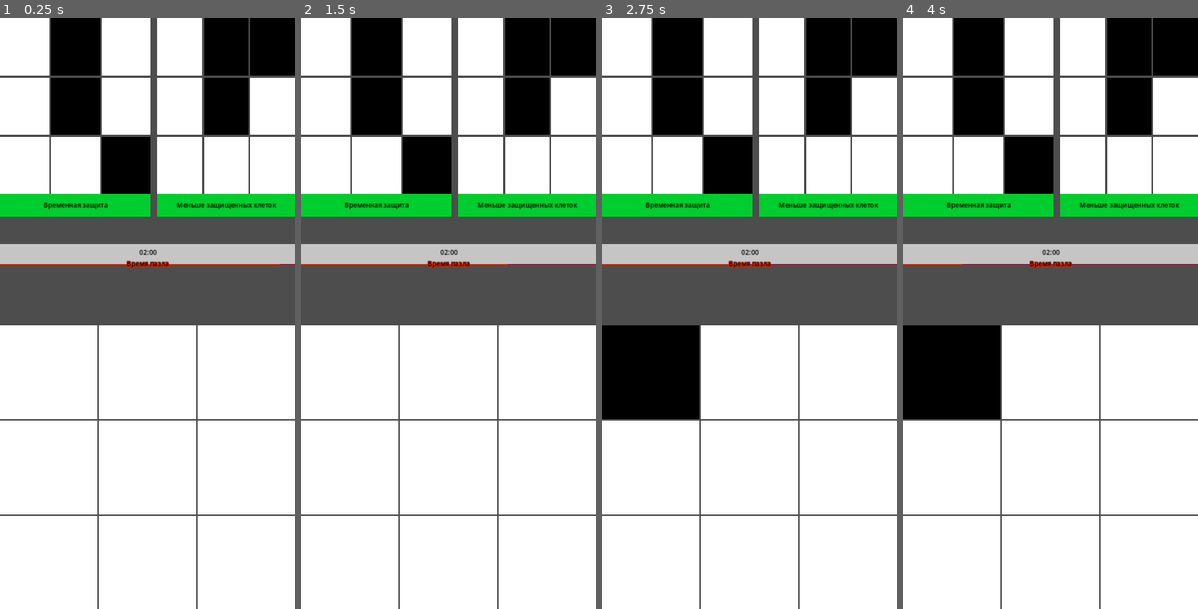
Above: before the commit, frames 1-4 (left to right).
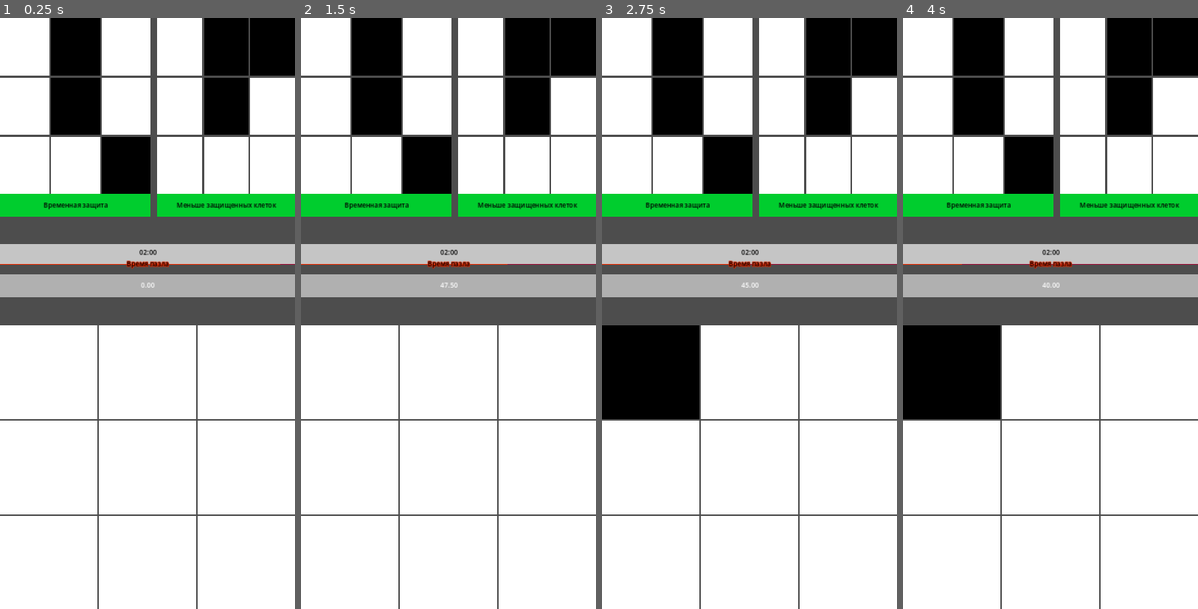
Above: after the commit, the same moments.

Repository: Less-ThanThree/square-chaos
Game: Godot game, scene res://Scenes/Game/Game.tscn
Same seed, same stepped clock (60 frames per second), same inputs: the game is played once before the commit and once after it.
Inputs (mouse positions are in pixels of both pictures, inside the frame that each line leads up to):
- Up to frame 1 (0.25 s): no input
- Up to frame 2 (1.5 s): click (351, 372) at 0.52 s; click (351, 372) at 1.27 s
- Up to frame 3 (2.75 s): click (652, 372) at 2.02 s
- Up to frame 4 (4 s): tap Enter at 2.75 s; tap Space at 3.5 s

The runs differ from the first frame. In frame 1, 3.9% of the frame differs, in the area x 0-100%, y 43-48%; in frame 2, 3.9%; in frame 3, 3.9%; in frame 4, 3.9%.
Error in both runs: Attempt to call function 'get_device_name' in base 'null instance' on a null instance. (res://GlobalScripts/DeviceInfo.gd:7)

Commit message:
Add base meachanics

Diff:
--- a/GlobalScripts/PlayerStatus.gd
+++ b/GlobalScripts/PlayerStatus.gd
@@ -1,4 +1,9 @@
 extends Node
+
+func _ready():
+	self._previosStage = _playerStage[_currentPlayerStage - 1]
+	self._nextStage = _playerStage[_currentPlayerStage + 1]
+	self._stage = _playerStage[_currentPlayerStage]
 
 # Матрица для текущего уровня
 var _currentField: Array = []
@@ -6,6 +11,7 @@
 # Стадии игры
 var _playerStage: Dictionary = {
 	-3: {
+		"PointsStage": -300.0,
 		"TimePasle": 10.0,
 		"MultiplePoints": -6.0,
 		"MultiPlePointsPerSecond": 15.0,
@@ -16,6 +22,7 @@
 		"Path": false,
 	},
 	-2: {
+		"PointsStage": -200.0,
 		"TimePasle": 8.0,
 		"MultiplePoints": -4.0,
 		"MultiPlePointsPerSecond": 10.0,
@@ -26,6 +33,7 @@
 		"Path": false,
 	},
 	-1: {
+		"PointsStage": -100.0,
 		"TimePasle": 6.0,
 		"MultiplePoints": -3.0,
 		"MultiPlePointsPerSecond": 7.5,
@@ -36,6 +44,7 @@
 		"Path": false,
 	},
 	0: {
+		"PointsStage": 0.0,
 		"TimePasle": 5.0,
 		"MultiplePoints": 1.0,
 		"MultiPlePointsPerSecond": 2.5,
@@ -46,6 +55,7 @@
 		"Path": false,
 	},
 	1: {
+		"PointsStage": 100.0,
 		"TimePasle": 4.75,
 		"MultiplePoints": 1.0,
 		"MultiPlePointsPerSecond": 2.5,
@@ -56,6 +66,7 @@
 		"Path": false,
 	},
 	2: {
+		"PointsStage": 600.0,
 		"TimePasle": 4.75,
 		"MultiplePoints": 1.5,
 		"MultiPlePointsPerSecond": 3.75,
@@ -68,6 +79,7 @@
 		"AvalibaleDebuffsId": [0, 1, 8],
 	},
 	3: {
+		"PointsStage": 1550.0,
 		"TimePasle": 3.75,
 		"MultiplePoints": 2.0,
 		"MultiPlePointsPerSecond": 5.0,
@@ -80,6 +92,7 @@
 		"AvalibaleDebuffsId": [0, 1, 8],
 	},
 	4: {
+		"PointsStage": 3800.0,
 		"TimePasle": 3.5,
 		"MultiplePoints": 4.0,
 		"MultiPlePointsPerSecond": 10.0,
@@ -92,6 +105,7 @@
 		"AvalibaleDebuffsId": [0, 1, 4, 8, 9],
 	},
 	5: {
+		"PointsStage": 8200.0,
 		"TimePasle": 3.25,
 		"MultiplePoints": 4.0,
 		"MultiPlePointsPerSecond": 10.0,
@@ -104,6 +118,7 @@
 		"AvalibaleDebuffsId": [0, 1, 4, 5, 8, 9],
 	},
 	6: {
+		"PointsStage": 14600.0,
 		"TimePasle": 2.85,
 		"MultiplePoints": 8.5,
 		"MultiPlePointsPerSecond": 21.25,
@@ -116,6 +131,7 @@
 		"AvalibaleDebuffsId": [0, 1, 4, 5, 6, 8, 9],
 	},
 	7: {
+		"PointsStage": 28800.0,
 		"TimePasle": 2.45,
 		"MultiplePoints": 10.5,
 		"MultiPlePointsPerSecond": 26.25,
@@ -128,6 +144,7 @@
 		"AvalibaleDebuffsId": [0, 1, 4, 5, 6, 7, 8, 9],
 	},
 	8: {
+		"PointsStage": 43200.0,
 		"TimePasle": 2.15,
 		"MultiplePoints": 18.0,
 		"MultiPlePointsPerSecond": 45.0,
@@ -140,6 +157,7 @@
 		"AvalibaleDebuffsId": [0, 1, 4, 5, 6, 7, 8, 9, 10],
 	},
 	9: {
+		"PointsStage": 64800.0,
 		"TimePasle": 1.85,
 		"MultiplePoints": 28.0,
 		"MultiPlePointsPerSecond": 70.0,
@@ -152,6 +170,7 @@
 		"AvalibaleDebuffsId": [0, 1, 2, 3, 4, 5, 6, 7, 8, 9, 10, 11],
 	},
 	10: {
+		"PointsStage": 97200.0,
 		"TimePasle": 1.55,
 		"MultiplePoints": 30.0,
 		"MultiPlePointsPerSecond": 75.0,
@@ -164,6 +183,7 @@
 		"AvalibaleDebuffsId": [0, 1, 2, 3, 4, 5, 6, 7, 8, 9, 10, 11],
 	},
 	11: {
+		"PointsStage": 125000.0,
 		"TimePasle": 1.35,
 		"MultiplePoints": 40.0,
 		"MultiPlePointsPerSecond": 100.0,
@@ -192,6 +212,21 @@
 # Вес генерации матрицы
 var weightMatrixGenerationSize: float = 0.9
 
+# Очки игрока
+var _playerPoints: float = 0.00 : get = getPlayerPoints
+
+# Стадия игрока
+var _currentPlayerStage: int = 0 : set = setCurrentPlayerStage, get = getCurrentPlayerStage
+
+# Предыдущая стадия
+var _previosStage: Dictionary = {}
+
+# Следующая стадия
+var _nextStage: Dictionary = {}
+
+# Текущая стадия
+var _stage: Dictionary = {}
+
 var LevelsCount = 2
 
 # Матрица игрового поля
@@ -243,3 +278,36 @@
 
 func getGlobalTimer() -> float:
 	return _global_timer
+
+func setCurrentStage(stageId: int) -> void:
+	_stage = _playerStage[stageId]
+
+func getCurrentStage() -> Dictionary:
+	return _stage
+
+func setCurrentPlayerStage(stageId: int) -> void:
+	_currentPlayerStage = stageId
+
+func getCurrentPlayerStage() -> int:
+	return _currentPlayerStage
+
+func setPlayerPointsPlus(points: float) -> void:
+	_playerPoints += points
+
+func setPlayerPointsMinus(points: float) -> void:
+	_playerPoints -= points
+
+func getPlayerPoints() -> float:
+	return _playerPoints
+
+func setPreviosStage():
+	_previosStage = _playerStage[_currentPlayerStage - 1]
+
+func getPreviosStage() -> Dictionary:
+	return _previosStage
+
+func setNextStage():
+	_nextStage = _playerStage[_currentPlayerStage + 1]
+
+func getNextStage() -> Dictionary:
+	return _nextStage
--- a/Scenes/Game/Game.tscn
+++ b/Scenes/Game/Game.tscn
@@ -1,8 +1,9 @@
-[gd_scene load_steps=4 format=3 uid="uid://diih2muwwdlg"]
+[gd_scene load_steps=5 format=3 uid="uid://diih2muwwdlg"]
 
 [ext_resource type="PackedScene" uid="uid://scgo1kktsoxp" path="res://Scenes/Level/Level.tscn" id="1_1m7tf"]
 [ext_resource type="PackedScene" uid="uid://d3sxwsxiv4typ" path="res://Scenes/Level/LevelPlayer.tscn" id="1_h0tqi"]
 [ext_resource type="PackedScene" uid="uid://dc0j6ufjauf6j" path="res://Scenes/Timers/timers.tscn" id="3_2r3rs"]
+[ext_resource type="PackedScene" uid="uid://bc6xvon0xkp0j" path="res://Scenes/Points/Points.tscn" id="4_muasc"]
 
 [node name="Game" type="Node"]
 
@@ -56,8 +57,26 @@
 layout_mode = 2
 size_flags_horizontal = 3
 
+[node name="Points" type="BoxContainer" parent="."]
+anchors_preset = 8
+anchor_left = 0.5
+anchor_top = 0.5
+anchor_right = 0.5
+anchor_bottom = 0.5
+offset_left = -360.0
+offset_top = -96.0
+offset_right = 360.0
+offset_bottom = -40.0
+grow_horizontal = 2
+grow_vertical = 2
+
+[node name="Points" parent="Points" instance=ExtResource("4_muasc")]
+layout_mode = 2
+size_flags_horizontal = 3
+
 [connection signal="compareLevel" from="BoxContainer2/Node2D" to="BoxContainerPlayer/LevelPlayer" method="_on_node_2d_compare_level"]
 [connection signal="compareLevel" from="BoxContainer2/Node2D" to="Timer/TimerComponent" method="_on_node_2d_compare_level"]
+[connection signal="compareLevel" from="BoxContainer2/Node2D" to="Points/Points" method="_on_node_2d_compare_level"]
 [connection signal="readyLevel" from="BoxContainer2/Node2D" to="BoxContainerPlayer/LevelPlayer" method="_on_node_2d_ready_level"]
 [connection signal="compareLevel" from="BoxContainer3/Node2D" to="BoxContainerPlayer/LevelPlayer" method="_on_node_2d_compare_level"]
 [connection signal="compareLevel" from="BoxContainer3/Node2D" to="Timer/TimerComponent" method="_on_node_2d_compare_level"]
--- a/Scenes/Level/LevelPlayer.gd
+++ b/Scenes/Level/LevelPlayer.gd
@@ -28,6 +28,8 @@
 	if PlayerStatus.LevelsCount == allLevelsGenerate:
 		allLevelsGenerate = 0
 		PlayerStatus.setCompareMatrix(false)
+		addPoints()
+		checkStage()
 
 func _on_node_2d_compare_level():
 	for node in gridLevel.get_children():
@@ -35,3 +37,23 @@
 		node.queue_free()
 	GeneratorLevel.generatePlayerMatrix(PlayerStatus.currentSize)
 	generateLevel(PlayerStatus.getPlayerLevelField())
+
+func checkStage():
+	var previosStage = PlayerStatus.getPreviosStage()
+	var nextStage = PlayerStatus.getNextStage()
+	var currentPlayerPoints = PlayerStatus.getPlayerPoints()
+
+	if currentPlayerPoints > nextStage["PointsStage"]:
+		PlayerStatus.setCurrentPlayerStage(PlayerStatus.getCurrentPlayerStage() + 1)
+	elif currentPlayerPoints < nextStage["PointsStage"]:
+		PlayerStatus.setCurrentStage(PlayerStatus.getCurrentPlayerStage() - 1)
+
+	PlayerStatus.setCurrentStage(PlayerStatus.getCurrentPlayerStage())
+	PlayerStatus.setNextStage()
+	PlayerStatus.setPreviosStage()
+
+	print("CurrentStage: ", PlayerStatus.getCurrentPlayerStage())
+
+func addPoints():
+	var currentStage = PlayerStatus.getCurrentStage()
+	PlayerStatus.setPlayerPointsPlus(currentStage["PointsPerPasle"])
--- /dev/null
+++ b/Scenes/Points/Points.gd
@@ -0,0 +1,19 @@
+extends Control
+
+@onready var labelPoints = $ContainerPoints/ColorRect/LabelPoints
+var startPoint: float = 0.00
+
+func _ready():
+	labelPoints.text = str(startPoint).pad_decimals(2)
+
+func _on_node_2d_compare_level():
+	var playerPoints = PlayerStatus.getPlayerPoints()
+
+	labelPoints.text = str(playerPoints).pad_decimals(2)
+
+func _on_timer_points_timeout():
+	var currentStage = PlayerStatus.getCurrentStage()
+	PlayerStatus.setPlayerPointsMinus(currentStage["MultiPlePointsPerSecond"])
+
+	var playerPoints = PlayerStatus.getPlayerPoints()
+	labelPoints.text = str(playerPoints).pad_decimals(2)
--- /dev/null
+++ b/Scenes/Points/Points.tscn
@@ -0,0 +1,45 @@
+[gd_scene load_steps=2 format=3 uid="uid://bc6xvon0xkp0j"]
+
+[ext_resource type="Script" path="res://Scenes/Points/Points.gd" id="1_d0ps6"]
+
+[node name="Points" type="Control"]
+layout_mode = 3
+anchors_preset = 15
+anchor_right = 1.0
+anchor_bottom = 1.0
+grow_horizontal = 2
+grow_vertical = 2
+script = ExtResource("1_d0ps6")
+
+[node name="ContainerPoints" type="BoxContainer" parent="."]
+layout_mode = 1
+anchors_preset = 15
+anchor_right = 1.0
+anchor_bottom = 1.0
+grow_horizontal = 2
+grow_vertical = 2
+
+[node name="ColorRect" type="ColorRect" parent="ContainerPoints"]
+layout_mode = 2
+size_flags_horizontal = 3
+color = Color(0.690196, 0.690196, 0.690196, 1)
+
+[node name="LabelPoints" type="Label" parent="ContainerPoints/ColorRect"]
+layout_mode = 1
+anchors_preset = 8
+anchor_left = 0.5
+anchor_top = 0.5
+anchor_right = 0.5
+anchor_bottom = 0.5
+offset_left = -16.0
+offset_top = -13.0
+offset_right = 16.0
+offset_bottom = 13.0
+grow_horizontal = 2
+grow_vertical = 2
+text = "0.00"
+
+[node name="TimerPoints" type="Timer" parent="."]
+autostart = true
+
+[connection signal="timeout" from="TimerPoints" to="." method="_on_timer_points_timeout"]
--- a/Scenes/Timers/timers.gd
+++ b/Scenes/Timers/timers.gd
@@ -1,11 +1,15 @@
 extends Node
 
-const local_wait_time = 5 # in sec
+var local_wait_time = 5 # in sec
 
 # Эвент окончания общего таймера
 signal global_timer_timeout
 
 func _ready():
+	var currentStage = PlayerStatus.getCurrentStage()
+
+	local_wait_time = currentStage["TimePasle"]
+
 	self._refresh_global_tm()
 	self._refresh_local_tm(local_wait_time)
 
@@ -68,4 +72,7 @@
 	$TimerComponent/local_tm.start()
 
 func _on_node_2d_compare_level():
+	var currentStage = PlayerStatus.getCurrentStage()
+	local_wait_time = currentStage["TimePasle"]
+
 	self.refresh_local_timer(local_wait_time)
